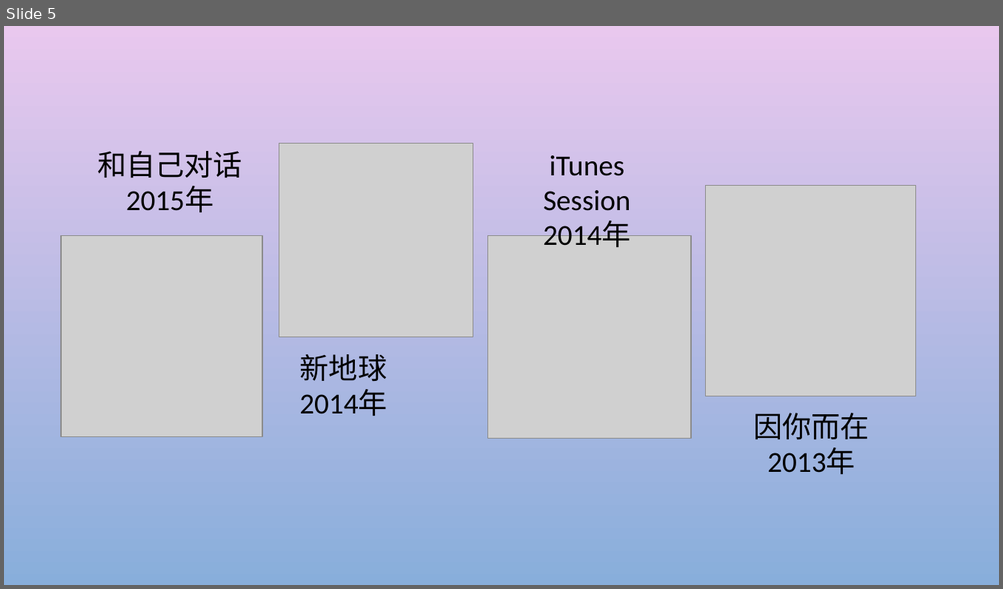
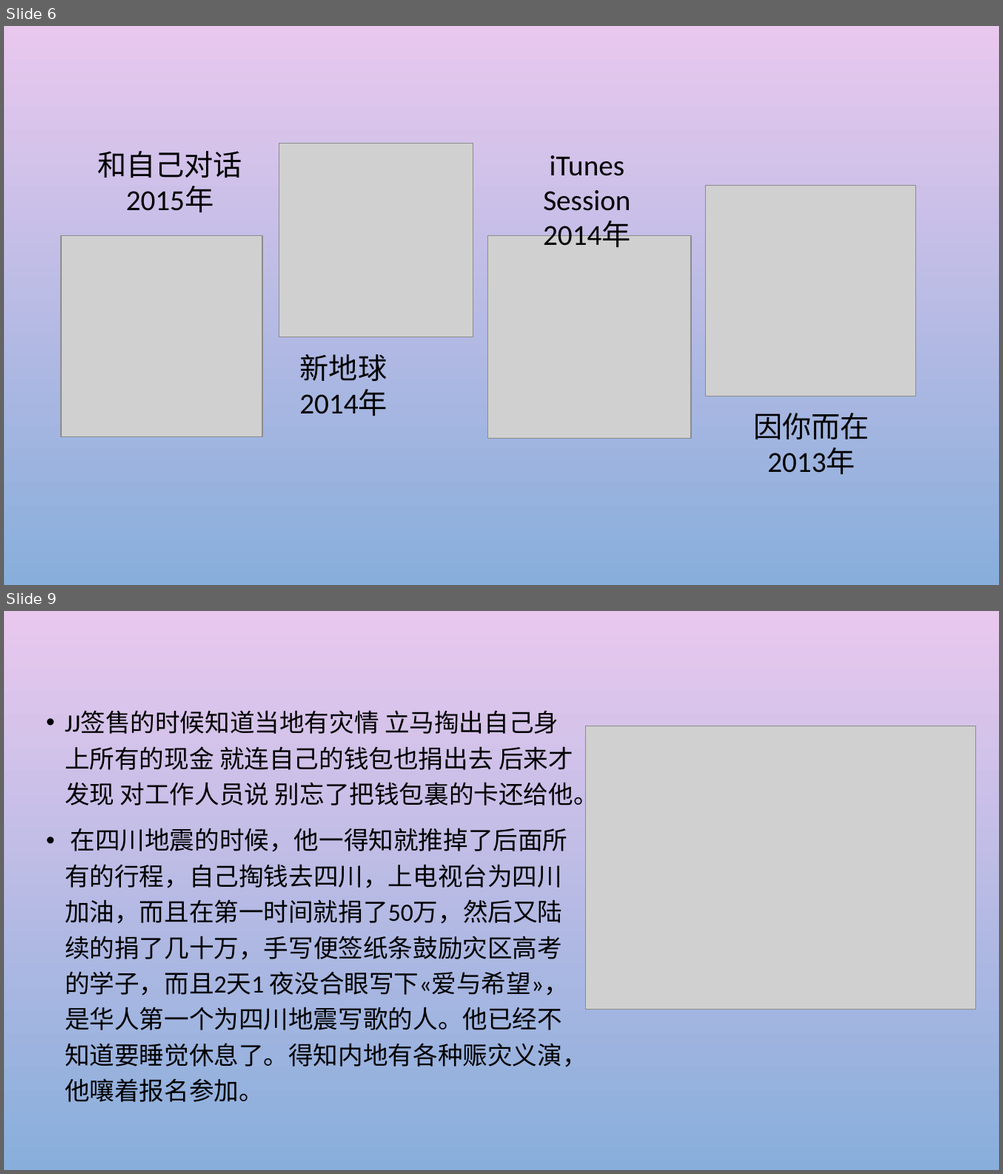
Before and after one commit to zjyechang/myProject, a slide deck: ppt/yechang.pptx. Shown one above the other, each under a label of ours: slide 5 before the commit, slides 6 and 9 after it; the slides between them are not shown. The pictures are 1003x589 and 1003x1174 pixels, drawn with LibreOffice and Linux fonts; fonts in the diff are those of the drawing; grey boxes stand for pictures; background and template pictures are left out. Boxes give left, top, right and bottom in pixels: in the first picture for what was removed or moved away, otherwise in the second. Text is boxed around its words. In the diff, an @@ line names an element or a change of style, - is before the commit and + after.

```diff
--- a/ppt/yechang.pptx
+++ b/ppt/yechang.pptx
@@ slide 9 added at (4, 611, 999, 1170), background picture (left out) @@
@@ text added at (65, 710, 598, 1102), 24 pt, text #000000 @@
+• JJ签售的时候知道当地有灾情 立马掏出自己身上所有的现金 就连自己的钱包也捐出去 后来才发现 对工作人员说 别忘了把钱包裏的卡还给他。
+• 在四川地震的时候，他一得知就推掉了后面所有的行程，自己掏钱去四川，上电视台为四川加油，而且在第一时间就捐了50万，然后又陆续的捐了几十万，手写便签纸条鼓励灾区高考的学子，而且2天1 夜没合眼写下«爱与希望»，是华人第一个为四川地震写歌的人。他已经不知道要睡觉休息了。得知内地有各种赈灾义演，他嚷着报名参加。
@@ picture added at (586, 726, 976, 1009) @@
@@ what was slide 5 is now slide 6 @@
```
Also in this commit, not shown: 1 slide changed, 5 other slides added, 1 slide removed, 8 other files.
